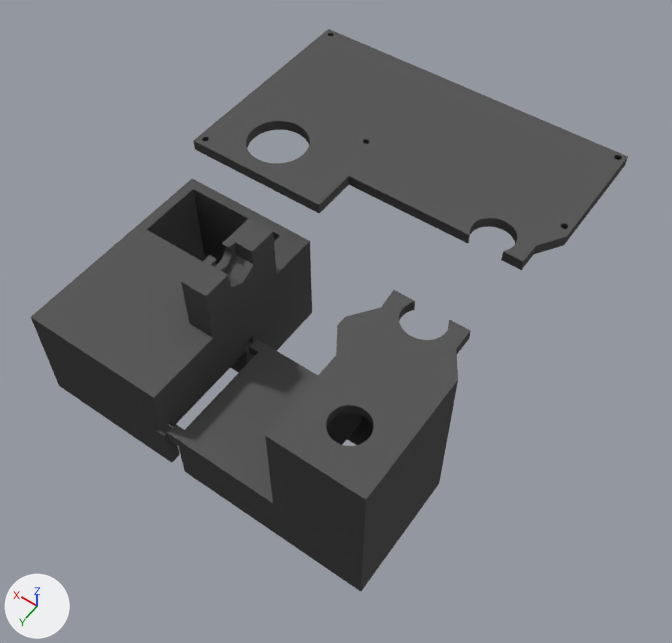
What one commit did to the Blender file case/body.blend.
Before and after are seen from a 50 mm lens placed at (-0.065, 0.097, 0.218), pointed at (0.052, -0.065, -0.038). The axes (+X, +Y, +Z) are drawn at lower left. The lights are the same throughout.

The older version as bpy lines, for what is in view:
```python
me_cube = bpy.data.meshes.new('Cube')
me_cube.from_pydata(...)  # 981 vertices, 1102 faces; spans x -0.006..0.0698, y -0.0612..0.002, z -0.061..0.0
me_cube.materials.append(mat_material)
me_cube_001 = bpy.data.meshes.new('Cube.001')
me_cube_001.from_pydata(...)  # 702 vertices, 509 faces; spans x 0.066..0.12, y -0.078..0.002, z -0.061..0.0
me_cube_001.materials.append(mat_material)
me_cube_003 = bpy.data.meshes.new('Cube.003')
me_cube_003.from_pydata(...)  # 771 vertices, 885 faces; spans x -0.006..0.12, y -0.078..0.002, z -0.065..-0.06
me_cube_003.materials.append(mat_material)
ob_topcover = bpy.data.objects.new('topcover', me_cube_003)
ob_topcover.location = (0.0, -0.1541, -0.0636)
ob_topcover.rotation_euler = (-3.142, 0.0, 0.0)  # degrees (-180, 0, 0)
ob_torus = bpy.data.objects.new('torus', me_cube)
ob_torus.location = (0.0, 0.0, 0.0)
ob_valvehouse = bpy.data.objects.new('valvehouse', me_cube_001)
ob_valvehouse.location = (0.0058, 0.0, 0.0)
```
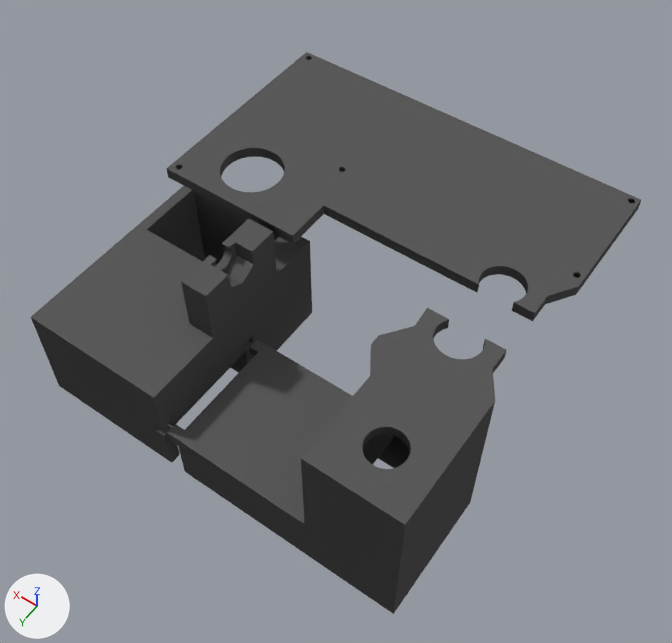
Commit message: enlarge bridge part

Boxes (x1, y1, x2, y2) around the edits, measured in the pictures (672 x 643 px; the box of a moved part takes in the faces that stretch with it):
'topcover', reshaped, moved (9% wider, 12% taller): before (193, 29, 628, 270); after (166, 52, 641, 321)
'torus', reshaped (12% wider): before (168, 290, 471, 591); after (168, 308, 506, 614)
part 1 of me_cube, moved or reshaped: before (263, 290, 471, 591); after (263, 308, 506, 614)
part 2 of me_cube_003, moved or reshaped: before (358, 84, 628, 270); after (334, 109, 641, 321)

The change, as a list of edits to the scene's bpy script:
```text
Change me_cube:
    where me_cube.from_pydata(...)  # 981 vertices, 1102 faces; spans x -0.006..0.0698, y -0.0612..0.002, z -0.061..0.0
    used by ob_torus; location = (0.0, 0.0, 0.0)
    me_cube part 1: all 822 vertices in x -0.006..0.033, y -0.0612..0.002, z -0.061..0.0 are moved by (-0.012, 0.0, 0.0)
Change me_cube_003:
    where me_cube_003.from_pydata(...)  # 771 vertices, 885 faces; spans x -0.006..0.12, y -0.078..0.002, z -0.065..-0.06
    used by ob_topcover; location = (0.0, -0.1541, -0.0636); rotation_euler = (-3.142, 0.0, 0.0), in degrees (-180, 0, 0)
    me_cube_003 part 2: all 378 vertices in x -0.006..0.0276, y -0.0612..0.002, z -0.065..-0.06 are moved by (-0.012, 0.0, 0.0)
Change ob_topcover:
    ob_topcover.location: (0.0, -0.1541, -0.0636) -> (0.0, -0.1397, -0.0658)
```
